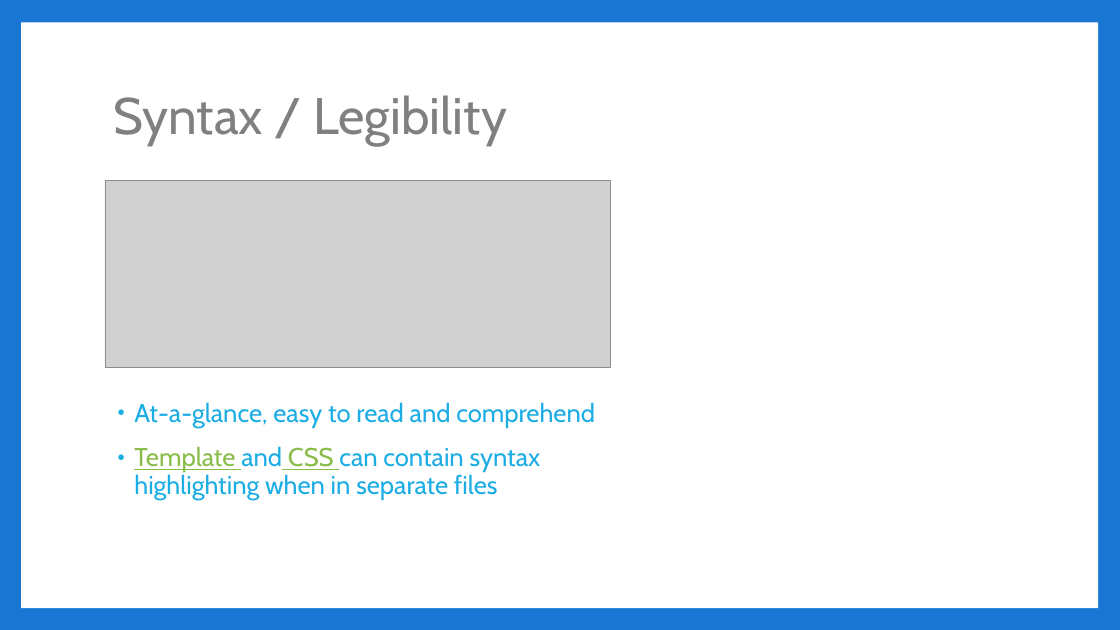
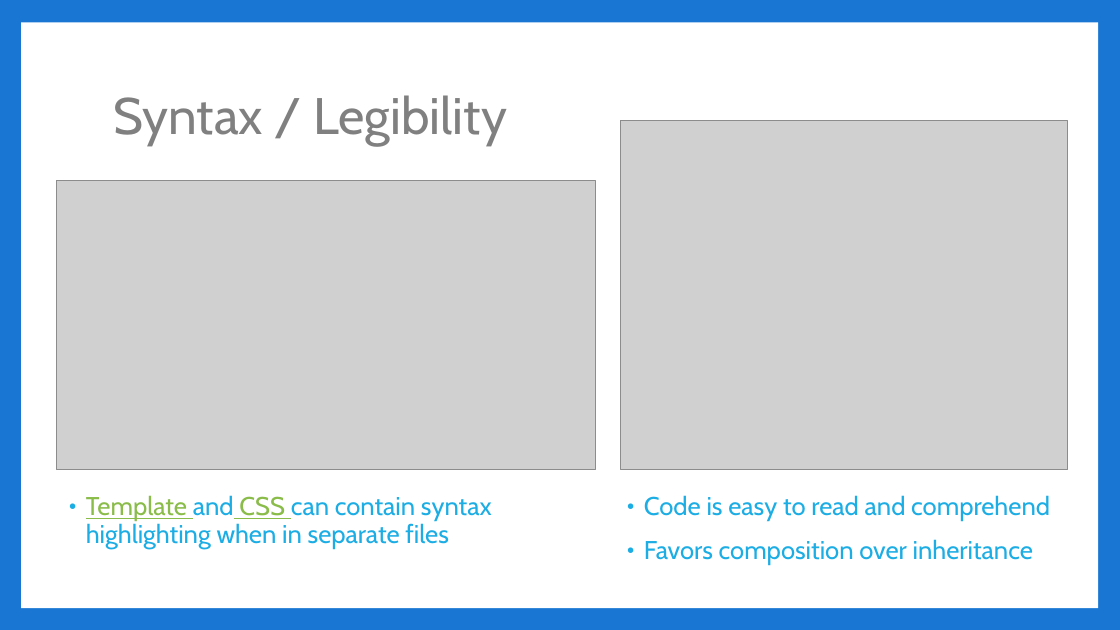
Before and after one commit to jbicks/angular2-demo, a slide deck: slide 8 of Angular2.pptx. Drawn at 1120x630 pixels with LibreOffice and Linux fonts; fonts in the diff are those of the drawing; grey boxes stand for pictures. Boxes give left, top, right and bottom in pixels: in the first picture for what was removed or moved away, otherwise in the second. Text is boxed around its words. In the diff, an @@ line names an element or a change of style, - is before the commit and + after.

```diff
--- a/Angular2.pptx
+++ b/Angular2.pptx
@@ picture added at (621,121,1068,471) @@
@@ picture: place and size @@
-picture at (105,181,611,368)
+picture at (56,181,595,470)
@@ text added at (86,495,492,549), 22 pt, text #1CADE4 @@
+• Template and CSS can contain syntax highlighting when in separate files
@@ text at (644,495,1050,565): text changed @@
-• At-a-glance, easy to read and comprehend
-• Template and CSS can contain syntax highlighting when in separate files
+• Code is easy to read and comprehend
+• Favors composition over inheritance
```
Also in this commit, not shown: 9 other slides changed, 1 slide added, 3 slides removed.
